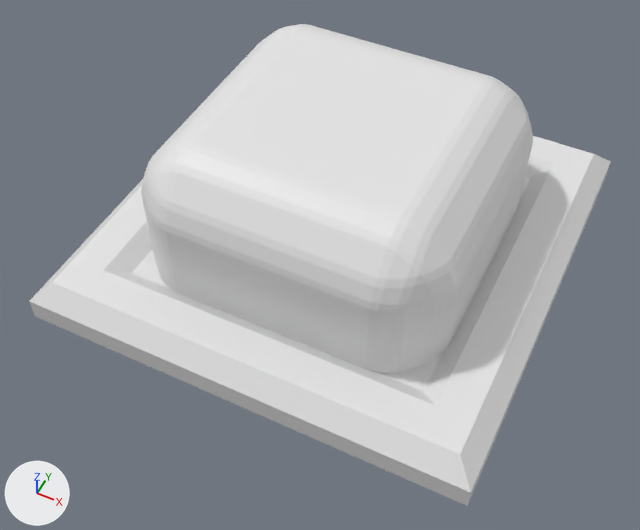
The FBX model Assets/Modelle/level/button/button.fbx as it was, and as the next commit left it.
Camera for both pictures: a 50 mm camera at (1.2, -2.61, 3.04) aimed at (0.03, -0.29, 0.14). Arrows for +X, +Y and +Z are at lower left; the lights stay in place. Where no turn or scale is listed for an object, it has been applied to the vertices.

Objects in the first picture: 'Base', 'Cube'.
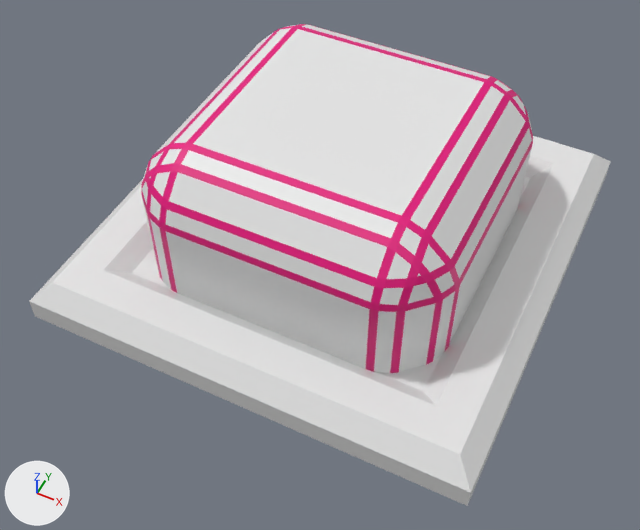
Changed parts and their boxes [x1, y1, x2, y2] in the pictures (640 x 530 px):
part 1 of me_cube_002, recoloured (white to pink)
    both: [141, 24, 533, 373]

The change, as a list of edits to the scene's bpy script:
```text
Add mat_headhighlight:
    mat_headhighlight = principled_material('HeadHighlight')
    mat_headhighlight.base_color = (0.8, 0.0, 0.206)  # pink #e7007d
Change me_cube_002:
    where me_cube_002.from_pydata(...)  # 224 vertices, 209 faces; spans x -0.698..0.698, y -0.698..0.698, z 0.07..0.767
    used by ob_cube; location = (0.0, 0.0, 0.0)
    me_cube_002 part 1: 152 of the faces centred in x -0.694..0.694, y -0.694..0.694, z 0.291..0.764 switch from mat_head (white #e7e7e7) to mat_headhighlight (pink #e7007d)
```
